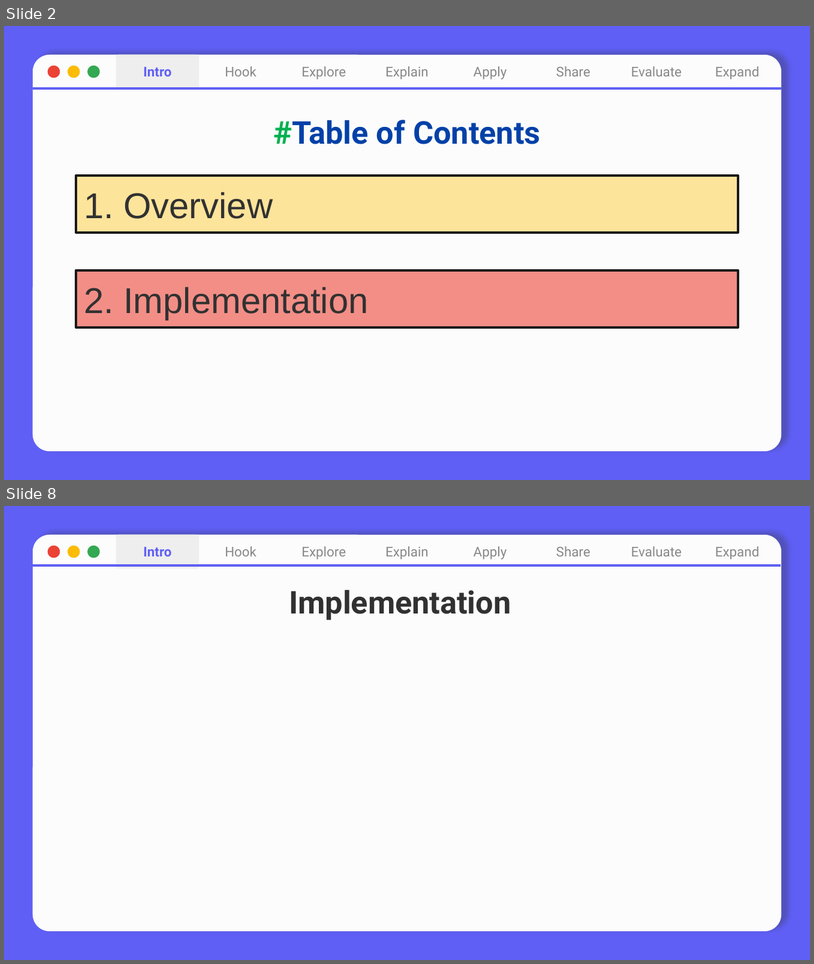
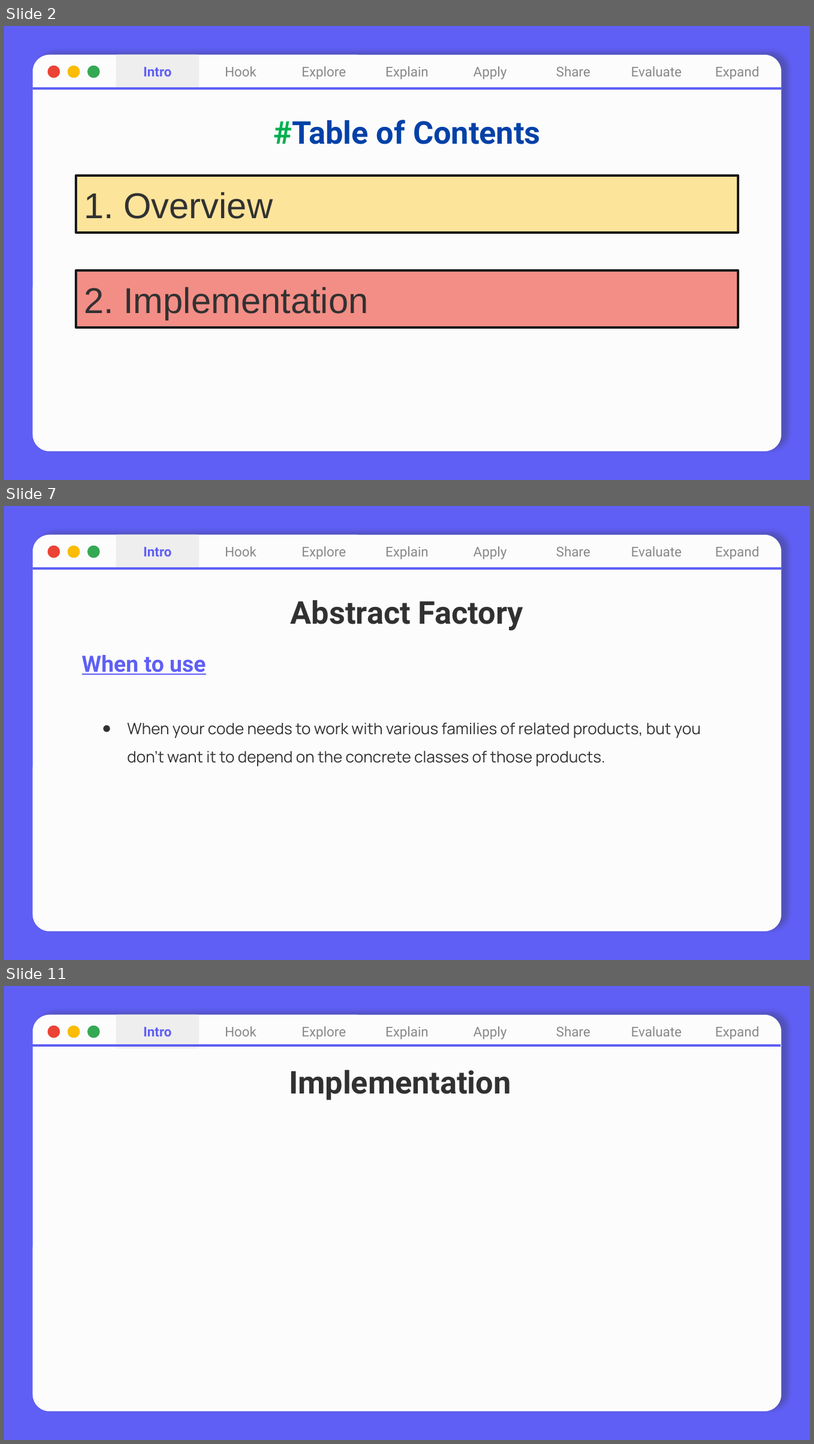
Before and after one commit to nhuhuynh1508/Design-Patterns, a slide deck: Factory Pattern/Factory Pattern.pptx. Shown one above the other, each under a label of ours: slides 2 and 8 before the commit, slides 2, 7 and 11 after it; the slides between them are not shown. The pictures are 814x964 and 814x1444 pixels, drawn with LibreOffice and Linux fonts; fonts in the diff are those of the drawing. Boxes give left, top, right and bottom in pixels: in the first picture for what was removed or moved away, otherwise in the second. Text is boxed around its words. In the diff, an @@ line names an element or a change of style, - is before the commit and + after.

Commit message:
update Factory Pattern

```diff
--- a/Factory Pattern/Factory Pattern.pptx
+++ b/Factory Pattern/Factory Pattern.pptx
@@ slide 7 added at <box>4,506,810,960</box>, background #5F5FF5; not listed: 1 template element that a slide beside it also shows @@
@@ rounded rectangle added at <box>116,535,199,569</box>, fill #EEEEEE, 12 pt, text #5F5FF5, bold @@
+Intro
@@ rounded rectangle added at <box>199,535,282,569</box>, 12 pt, text #888888 @@
+Hook
@@ rounded rectangle added at <box>282,535,365,569</box>, 12 pt, text #888888 @@
+Explore
@@ rounded rectangle added at <box>365,535,449,569</box>, 12 pt, text #888888 @@
+Explain
@@ rounded rectangle added at <box>449,535,532,569</box>, 12 pt, text #888888 @@
+Apply
@@ rounded rectangle added at <box>532,535,615,569</box>, 12 pt, text #888888 @@
+Share
@@ rounded rectangle added at <box>615,535,698,569</box>, 12 pt, text #888888 @@
+Evaluate
@@ round rect added at <box>698,535,782,569</box>, 12 pt, text #888888 @@
+Expand
@@ ellipse added at <box>48,546,60,558</box>, fill #EA4335 @@
@@ ellipse added at <box>68,546,80,558</box>, fill #FBBC05 @@
@@ ellipse added at <box>88,546,100,558</box>, fill #34A853 @@
@@ line added from (33, 569) to (782, 569), #5F5FF5 2.25 pt @@
@@ title added at <box>291,600,524,630</box>, 28 pt, text #313131, bold @@
+Abstract Factory
@@ subtitle added at <box>82,655,206,675</box>, 20 pt, text #5F5FF5, bold, underline @@
+When to use
@@ subtitle added at <box>127,722,701,766</box>, 14 pt, text #313131 @@
+● When your code needs to work with various families of related products, but you don’t want it to depend on the concrete classes of those products.
@@ what was slide 8 is now slide 11 @@
```
Also in this commit, not shown: 6 slides changed, 2 other slides added, 1 other file.
